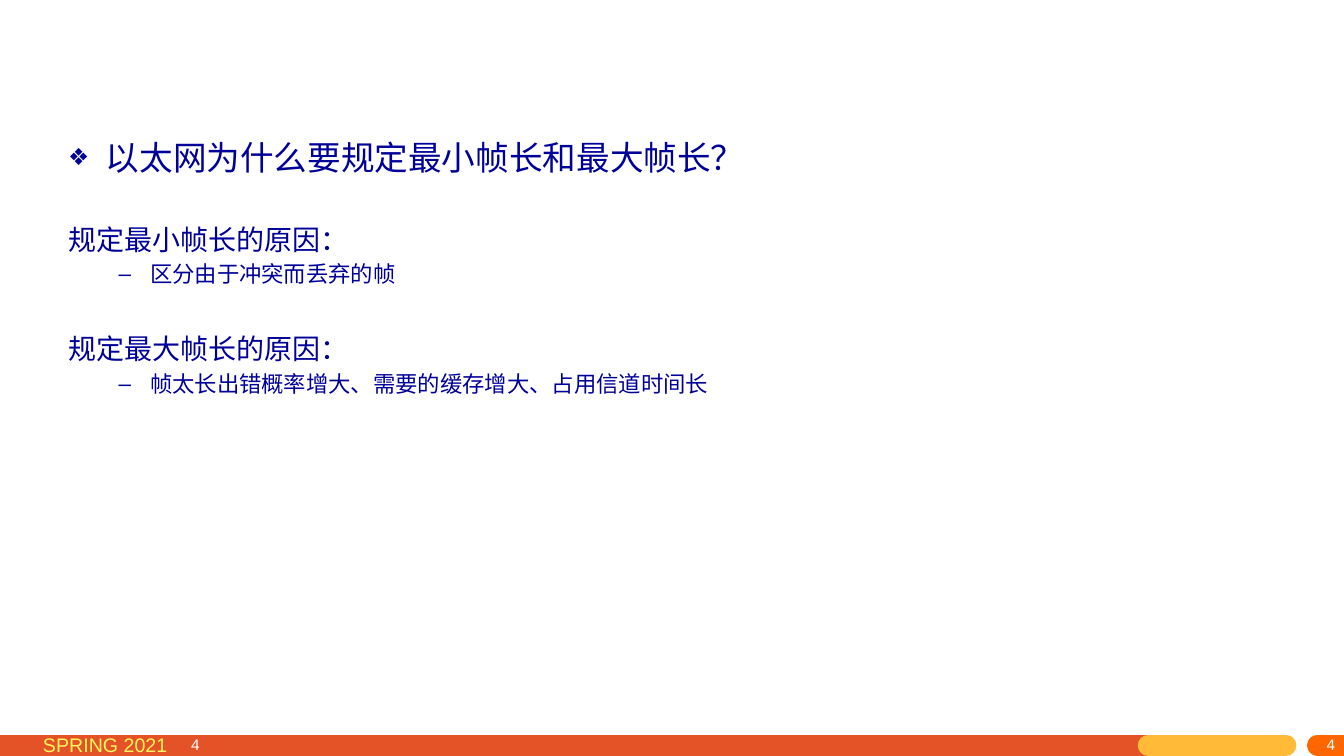
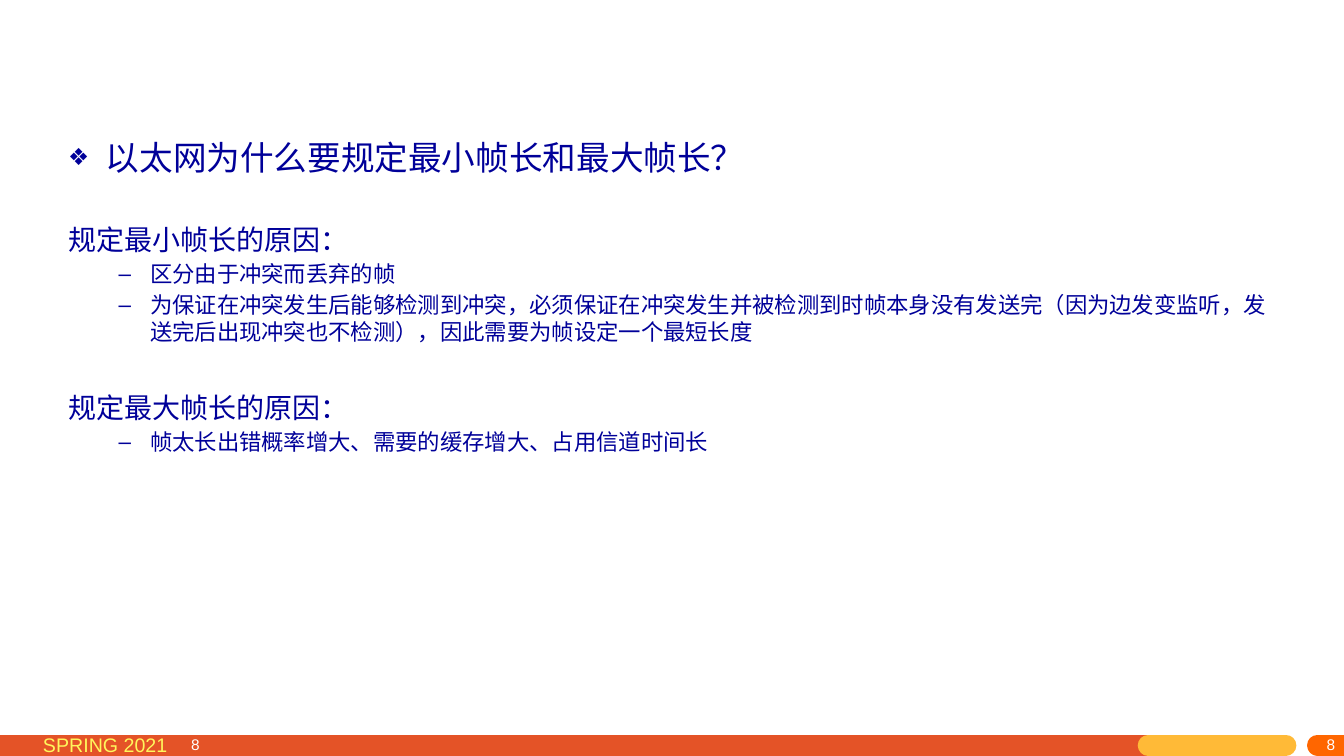
Before and after one commit to network-whu/2021, a slide deck: slide 8 of slides/instruction/problems.pptx (slide 4 before the commit). Drawn at 1344x756 pixels with LibreOffice and Linux fonts; fonts in the diff are those of the drawing. Boxes give left, top, right and bottom in pixels: in the first picture for what was removed or moved away, otherwise in the second. Text is boxed around its words. In the diff, an @@ line names an element or a change of style, - is before the commit and + after.

```diff
--- a/slides/instruction/problems.pptx
+++ b/slides/instruction/problems.pptx
@@ text at (150, 294, 1266, 343): paragraph added @@
+  – 为保证在冲突发生后能够检测到冲突，必须保证在冲突发生并被检测到时帧本身没有发送完（因为边发变监听，发送完后出现冲突也不检测），因此需要为帧设定一个最短长度
@@ page number at (191, 739, 200, 750): text changed @@
-4
+8
@@ page number at (1085, 738, 1344, 756): text changed @@
-4
+8
@@ page number at (1325, 739, 1334, 750): text changed @@
-4
+8
```
Also in this commit, not shown: 1 other slide changed, 1 slide added, 1 other file.
